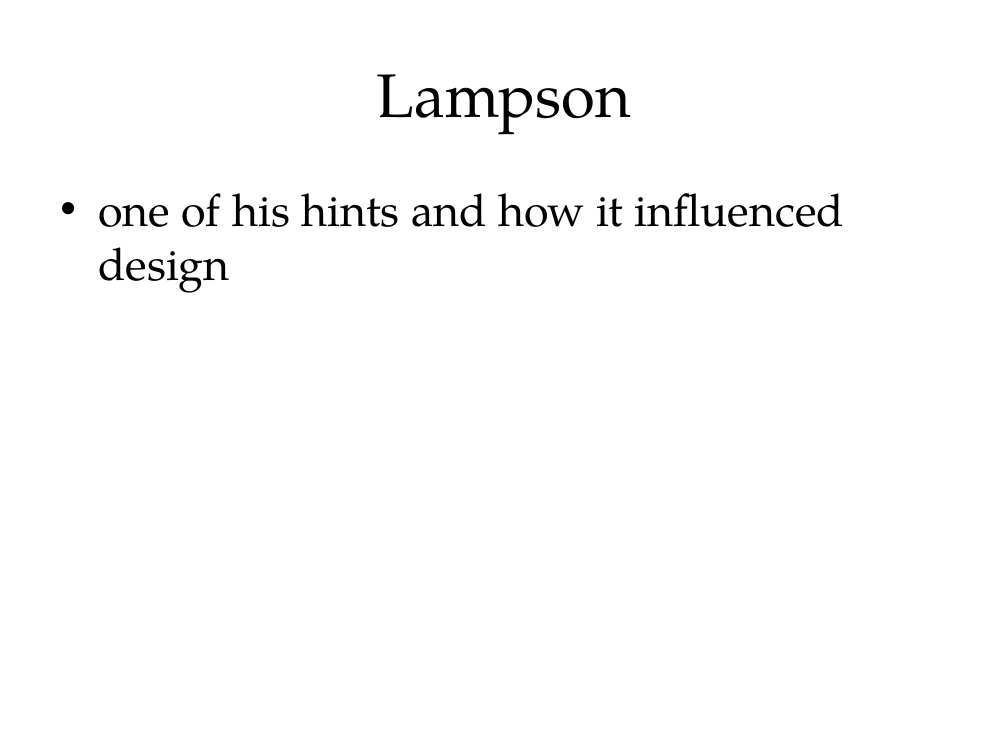
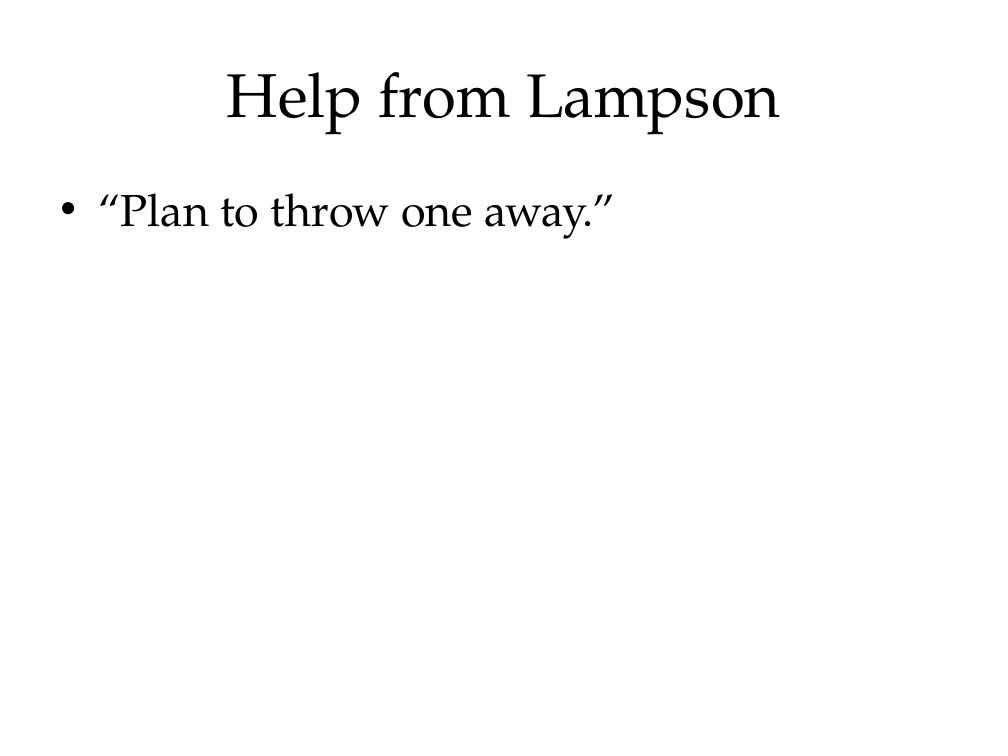
Before and after one commit to blinderm/game-of-life, a slide deck: slide 7 of presentation/CSC213_presentation.pptx (slide 5 before the commit). Drawn at 1008x756 pixels with LibreOffice and Linux fonts; fonts in the diff are those of the drawing. Boxes give left, top, right and bottom in pixels: in the first picture for what was removed or moved away, otherwise in the second. Text is boxed around its words. In the diff, an @@ line names an element or a change of style, - is before the commit and + after.

```diff
--- a/presentation/CSC213_presentation.pptx
+++ b/presentation/CSC213_presentation.pptx
@@ title at (x1=227, y1=72, x2=780, y2=135): text changed @@
-Lampson
+Help from Lampson
@@ text at (x1=98, y1=193, x2=614, y2=239): text changed @@
-• one of his hints and how it influenced design
+• “Plan to throw one away.”
```
Also in this commit, not shown: 5 other slides changed, 4 slides added, 1 slide removed, 6 other files.
